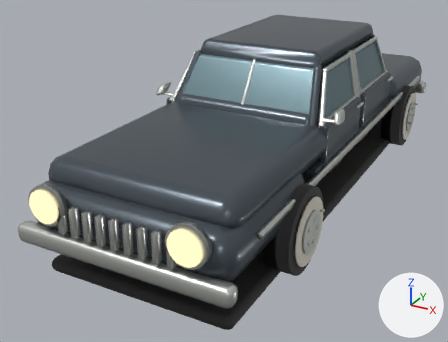
The glTF model public/art/models/packard.glb: old version first, new version second.
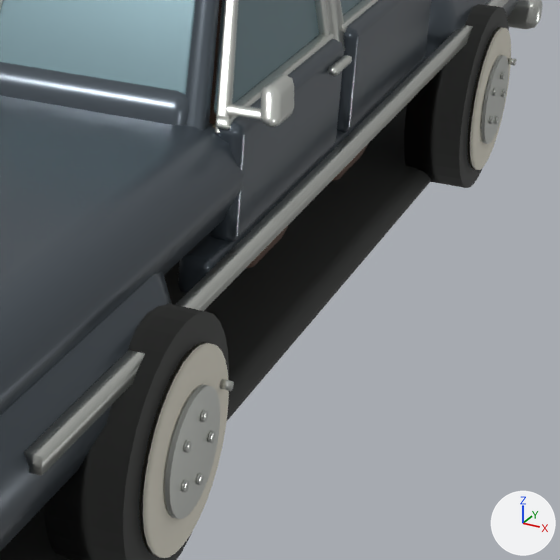
Each version appears first whole from a 50 mm lens placed at (2.52, -5.8, 2.85), pointed at (-0.39, -0.52, 0.21), and next in a close-up on the part from 55% to 96% of the width and 24% to 78% of the height. Every picture has the same lights, and +X, +Y and +Z are marked at lower right. The first two pictures are the older version. Where no turn or scale is listed for an object, it has been applied to the vertices. Vertices at exactly the same position are counted once.

Names of what the first close-up shows: 'door skin.002', 'door skin.003', 'door window surround.004', 'door window.002', 'floor pan', 'front body', 'hubcap.002', 'split windscreen', 'wheel.002', 'wheel.003', 'whitewall.002', 'windscreen divider' and 5 more.
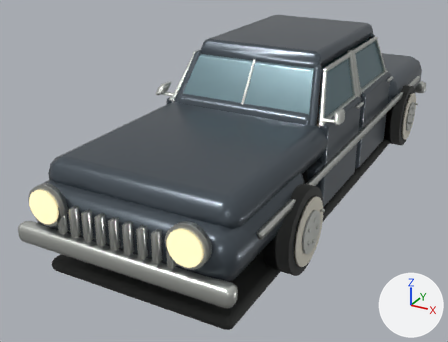
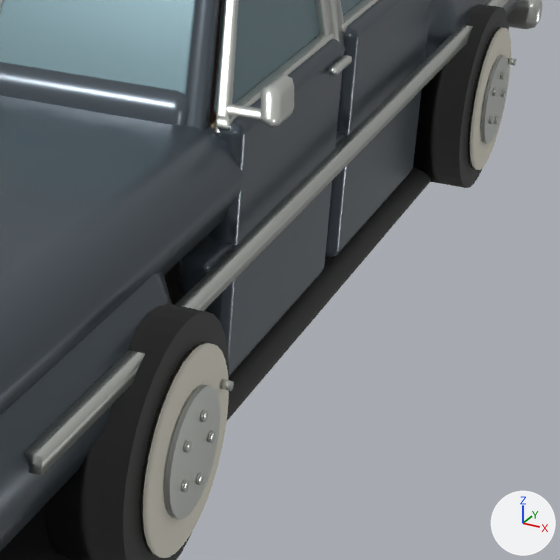
Where the newer file only moved an object's origin or applied its transform, the numbers keep the older frame.

Pixel boxes (x1, y1, x2, y2) of what changed, in the close-ups (560 x 560 px; the box of a moved part takes in the faces that stretch with it):
```json
{"object": "door skin.002", "change": "reshaped", "before": [209, 39, 344, 242], "after": [204, 39, 344, 376], "on screen": "66% taller"}
{"object": "door skin.003", "change": "reshaped", "before": [337, 0, 431, 132], "after": [325, 0, 431, 257]}
{"object": "door upholstery.002", "change": "moved", "after": [209, 120, 216, 129], "on screen": "not visible before"}
{"part": 1, "of": "me_cube_055", "change": "moved or reshaped", "before": [223, 142, 335, 242], "after": [216, 142, 336, 376]}
{"object": "floor pan", "change": "unchanged, covered by the edit", "before": [0, 105, 431, 560], "after": [0, 167, 431, 560]}
```

Scene script edits in JSON lines:
```json
{"block": "me_cube_055", "where": "# used by ob_door_skin_002; location = (0.8, -0.406, 0.855)"}
{"op": "remove", "block": "me_cube_055", "code": "me_cube_055.from_pydata(...)  # 56 vertices, 108 faces; spans x -0.047..0.047, y -0.496..0.496, z -0.19..0.19"}
{"op": "add", "block": "me_cube_055", "code": "me_cube_055.from_pydata(...)  # 56 vertices, 108 faces; spans x -0.047..0.047, y -0.496..0.496, z -0.65..0.19"}
{"block": "me_cube_055", "change": "me_cube_055 part 1: all 28 vertices in x -0.047..0.047, y -0.496..0.496, z -0.19..-0.155 are moved by (0.0, 0.0, -0.46)"}
{"block": "me_cube_064", "where": "# used by ob_door_skin_003; location = (0.8, 0.691, 0.855)"}
{"op": "remove", "block": "me_cube_064", "code": "me_cube_064.from_pydata(...)  # 56 vertices, 108 faces; spans x -0.047..0.047, y -0.501..0.501, z -0.19..0.19"}
{"op": "add", "block": "me_cube_064", "code": "me_cube_064.from_pydata(...)  # 56 vertices, 108 faces; spans x -0.047..0.047, y -0.501..0.501, z -0.65..0.19"}
{"block": "me_cube_064", "change": "me_cube_064 part 2: all 28 vertices in x -0.047..0.047, y -0.501..0.501, z -0.19..-0.155 are moved by (0.0, 0.0, -0.46)"}
{"op": "set", "path": "ob_door_upholstery_002.location", "old": "(0.744, -0.406, 0.865)", "new": "(0.744, -0.406, 0.65)"}
```
